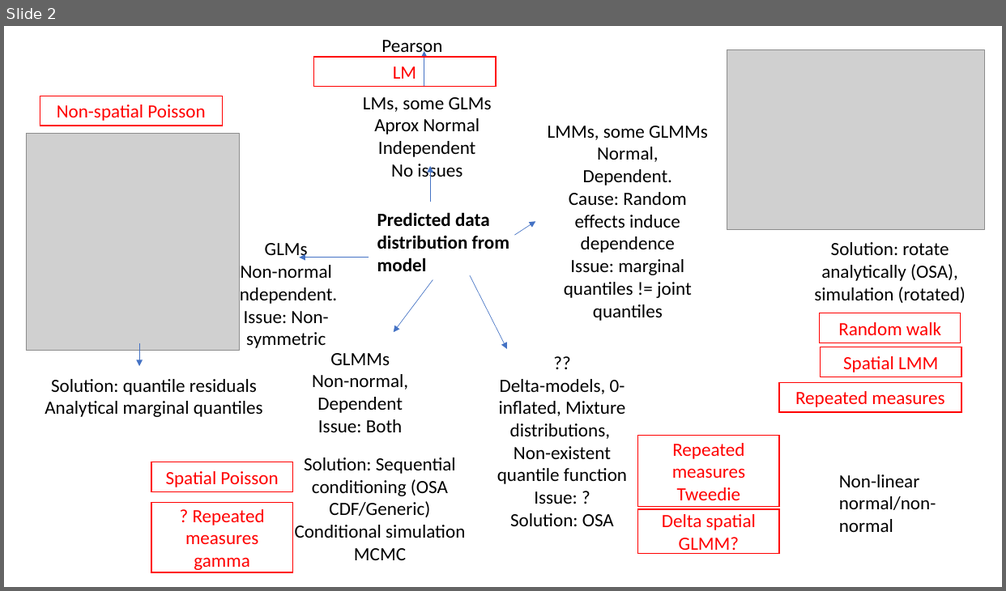
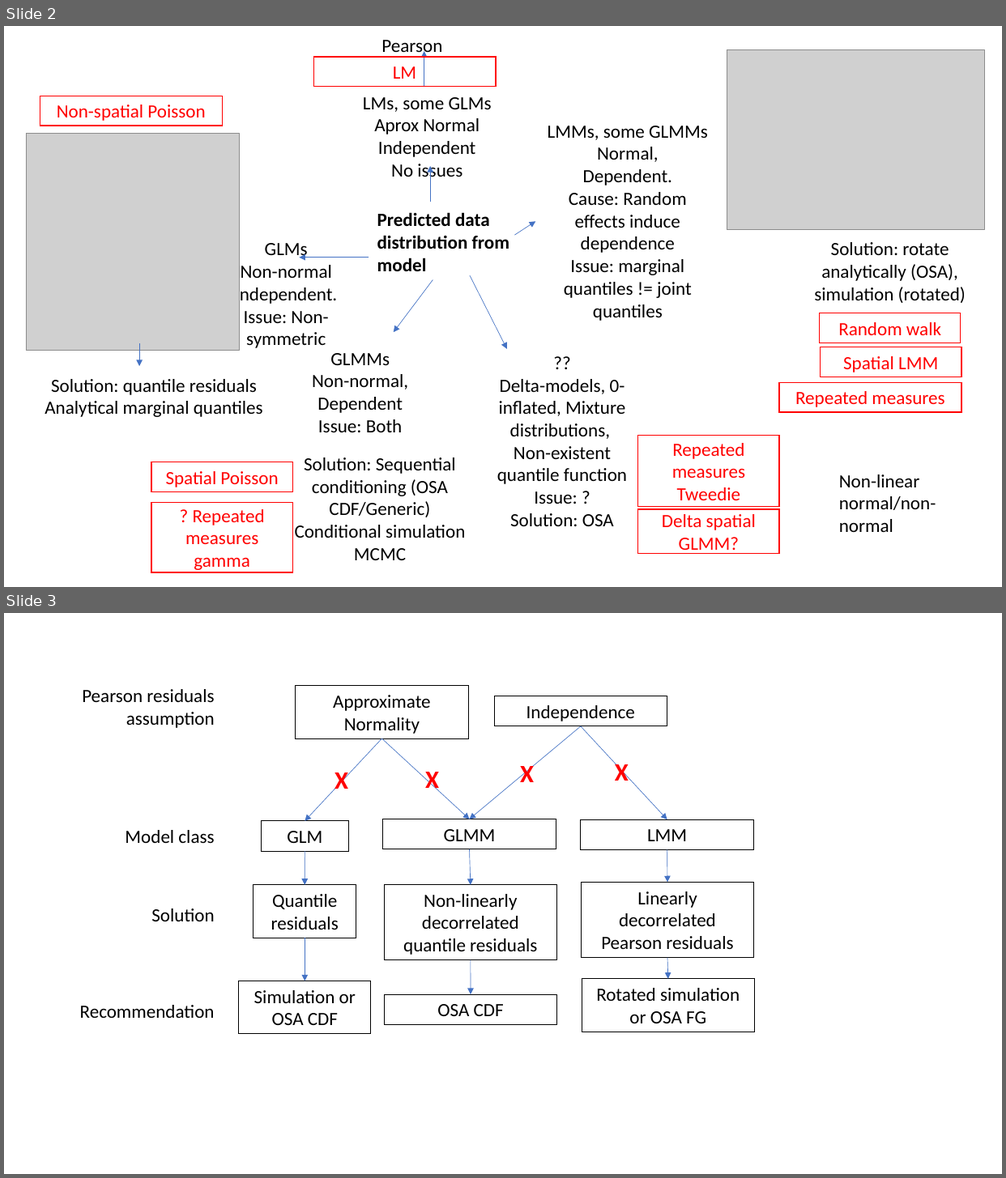
Before and after one commit to Cole-Monnahan-NOAA/mixed_resids, a slide deck: docs/figs-tables/figures/schematic.pptx. Shown one above the other, each under a label of ours: slide 2 before the commit, slides 2 and 3 after it. The pictures are 1006x591 and 1006x1178 pixels, drawn with LibreOffice and Linux fonts; fonts in the diff are those of the drawing; grey boxes stand for pictures. Boxes give left, top, right and bottom in pixels: in the first picture for what was removed or moved away, otherwise in the second. Text is boxed around its words. In the diff, an @@ line names an element or a change of style, - is before the commit and + after.

Commit message:
Update schematic

```diff
--- a/docs/figs-tables/figures/schematic.pptx
+++ b/docs/figs-tables/figures/schematic.pptx
@@ slide 3 added at (4, 613, 1002, 1174), background #FFFFFF @@
@@ text added at (82, 689, 215, 728), 18 pt, text #000000 @@
+Pearson residuals assumption
@@ rectangle added at (296, 686, 468, 739), outline #000000 0.75 pt, 18 pt, text #000000 @@
+Approximate Normality
@@ rectangle added at (494, 696, 667, 726), outline #000000 0.75 pt, 18 pt, text #000000 @@
+Independence
@@ arrow added from (581, 726) to (470, 820), #4472C4 0.5 pt @@
@@ arrow added from (581, 726) to (667, 820), #4472C4 0.5 pt @@
@@ arrow added from (382, 739) to (305, 821), #4472C4 0.5 pt @@
@@ arrow added from (382, 739) to (470, 820), #4472C4 0.5 pt @@
@@ text added at (334, 773, 348, 790), 24 pt, text #FF0000, bold @@
+X
@@ text added at (425, 772, 439, 792), 24 pt, text #FF0000, bold @@
+X
@@ text added at (520, 765, 534, 782), 24 pt, text #FF0000, bold @@
+X
@@ text added at (615, 763, 629, 781), 24 pt, text #FF0000, bold @@
+X
@@ text added at (125, 830, 214, 843), 18 pt, text #000000 @@
+Model class
@@ rectangle added at (261, 821, 348, 851), outline #000000 0.75 pt, 18 pt, text #000000 @@
+GLM
@@ rectangle added at (383, 820, 556, 850), outline #000000 0.75 pt, 18 pt, text #000000 @@
+GLMM
@@ rectangle added at (581, 820, 753, 850), outline #000000 0.75 pt, 18 pt, text #000000 @@
+LMM
@@ arrow added from (305, 851) to (305, 885), #4472C4 0.5 pt @@
@@ arrow added from (470, 850) to (471, 885), #4472C4 0.5 pt @@
@@ arrow added from (667, 850) to (667, 883), #4472C4 0.5 pt @@
@@ rectangle added at (253, 885, 356, 939), outline #000000 0.75 pt, 18 pt, text #000000 @@
+Quantile residuals
@@ rectangle added at (385, 884, 557, 960), outline #000000 0.75 pt, 18 pt, text #000000 @@
+Non-linearly decorrelated quantile residuals
@@ rectangle added at (582, 883, 754, 958), outline #000000 0.75 pt, 18 pt, text #000000 @@
+Linearly decorrelated Pearson residuals
@@ text added at (151, 909, 214, 922), 18 pt, text #000000 @@
+Solution
@@ arrow added from (305, 938) to (305, 982), #4472C4 0.5 pt @@
@@ arrow added from (471, 960) to (471, 995), #4472C4 0.5 pt @@
@@ arrow added from (667, 958) to (668, 979), #4472C4 0.5 pt @@
@@ rectangle added at (239, 982, 371, 1034), outline #000000 0.75 pt, 18 pt, text #000000 @@
+Simulation or OSA CDF
@@ rectangle added at (385, 995, 557, 1024), outline #000000 0.75 pt, 18 pt, text #000000 @@
+OSA CDF
@@ rectangle added at (582, 979, 755, 1033), outline #000000 0.75 pt, 18 pt, text #000000 @@
+Rotated simulation or OSA FG
@@ text added at (80, 1005, 215, 1018), 18 pt, text #000000 @@
+Recommendation
```
